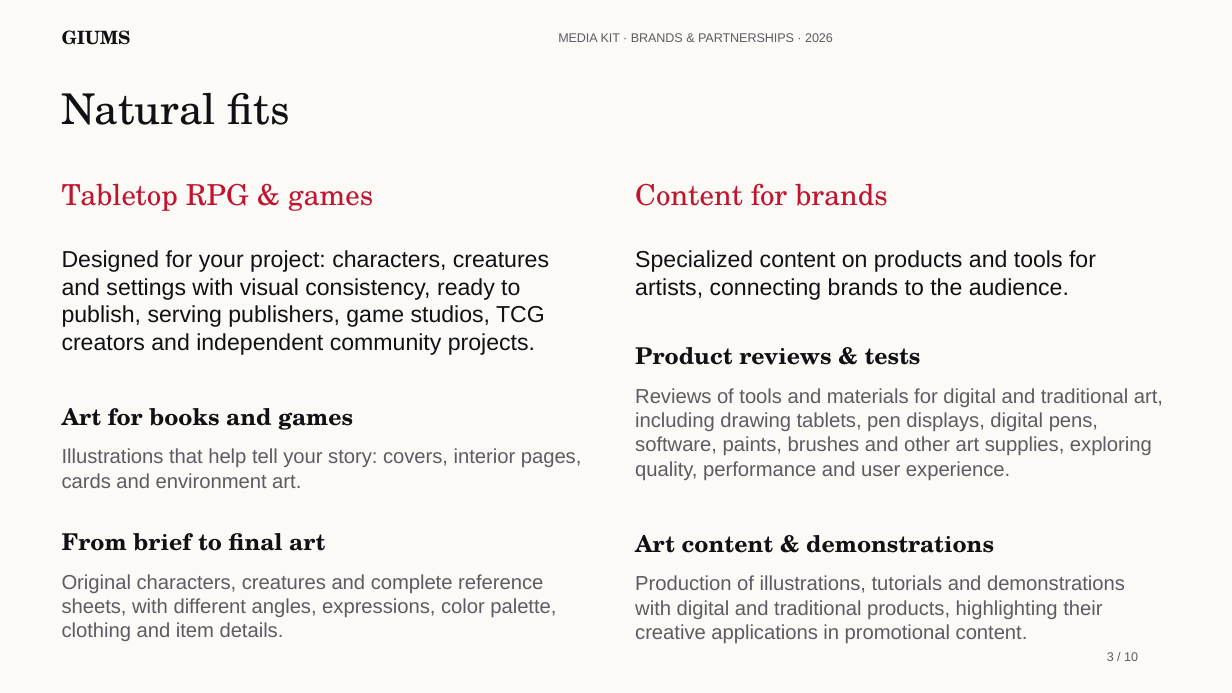
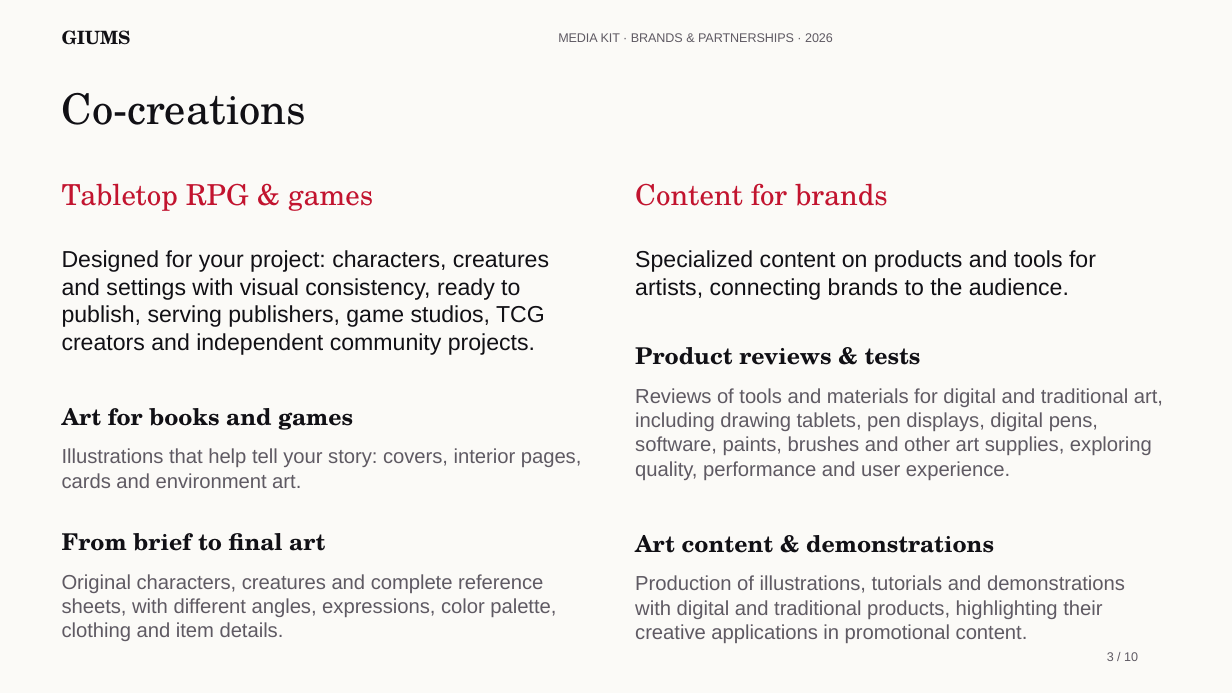
Before and after one commit to Biieru/GIUMS.Mediakit, a slide deck: slide 3 of GIUMS-MediaKit-EN.pptx. Drawn at 1232x693 pixels with LibreOffice and Linux fonts; fonts in the diff are those of the drawing. Boxes give left, top, right and bottom in pixels: in the first picture for what was removed or moved away, otherwise in the second. Text is boxed around its words. In the diff, an @@ line names an element or a change of style, - is before the commit and + after.

Commit message:
Match PowerPoint cover to website and rename co-creations section

```diff
--- a/GIUMS-MediaKit-EN.pptx
+++ b/GIUMS-MediaKit-EN.pptx
@@ text at [62, 92, 307, 125]: text changed @@
-Natural fits
+Co-creations
```
Also in this commit, not shown: 1 slide added, 1 slide removed, 4 other files.
